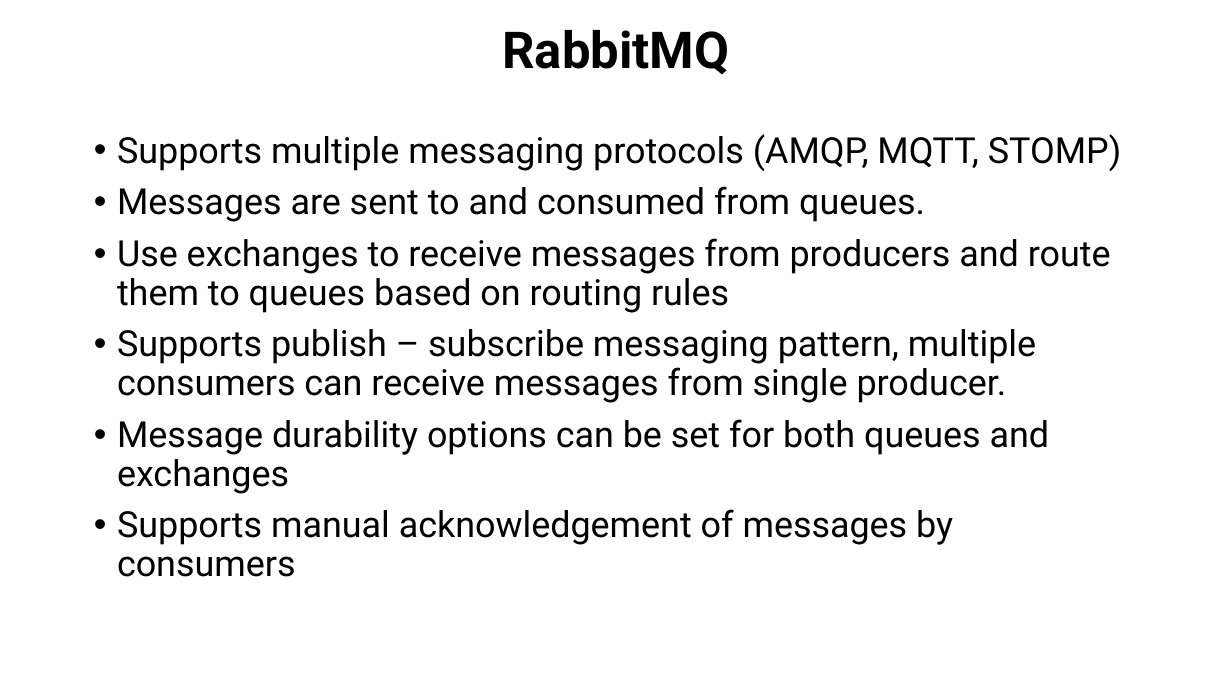
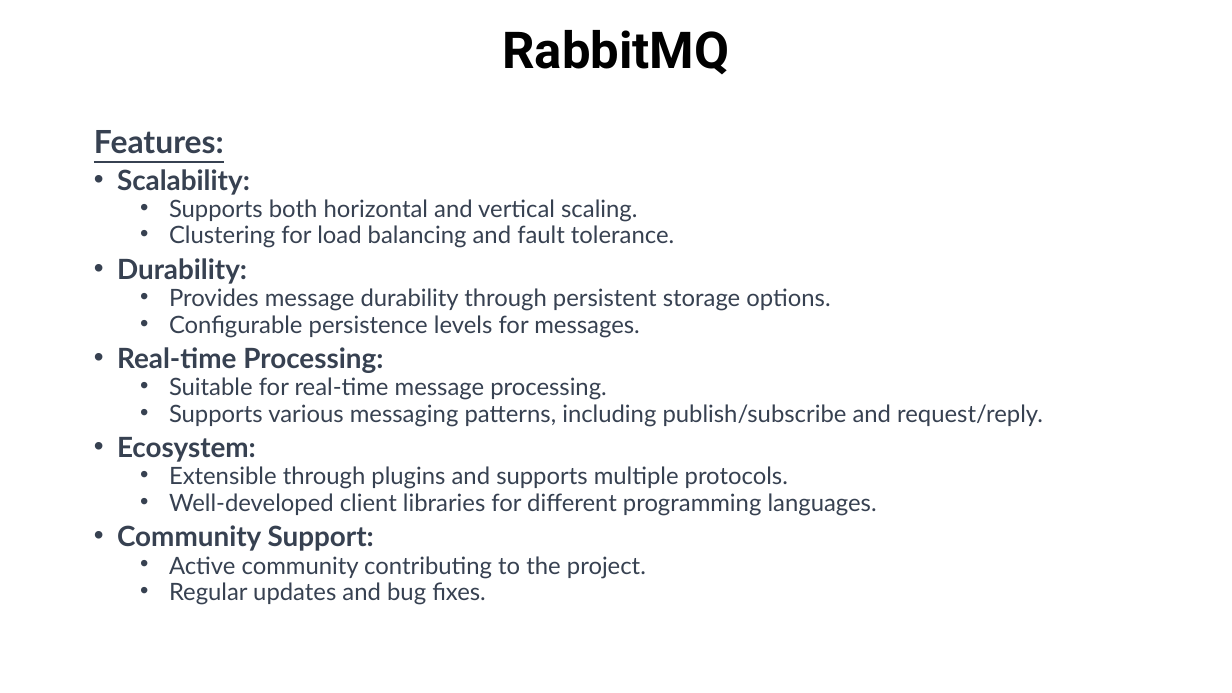
Before and after one commit to emrul11/OSL-MessageQueueService, a slide deck: slide 5 of Documents/MessageQueueService.pptx (slide 4 before the commit). Drawn at 1232x693 pixels with LibreOffice and Linux fonts; fonts in the diff are those of the drawing. Boxes give left, top, right and bottom in pixels: in the first picture for what was removed or moved away, otherwise in the second. Text is boxed around its words. In the diff, an @@ line names an element or a change of style, - is before the commit and + after.

```diff
--- a/Documents/MessageQueueService.pptx
+++ b/Documents/MessageQueueService.pptx
@@ text at bbox=[94, 130, 1043, 605]: text changed; size 28 to 18.6 pt; font Roboto to Lato; text colour #000000 to #374151 @@
-• Supports multiple messaging protocols (AMQP, MQTT, STOMP)
-• Messages are sent to and consumed from queues.
-• Use exchanges to receive messages from producers and route them to queues based on routing rules
-• Supports publish – subscribe messaging pattern, multiple consumers can receive messages from single producer.
-• Message durability options can be set for both queues and exchanges
-• Supports manual acknowledgement of messages by consumers
+Features:
+• Scalability:
+  • Supports both horizontal and vertical scaling.
+  • Clustering for load balancing and fault tolerance.
+• Durability:
+  • Provides message durability through persistent storage options.
+  • Configurable persistence levels for messages.
+• Real-time Processing:
+  • Suitable for real-time message processing.
+  • Supports various messaging patterns, including publish/subscribe and request/reply.
+• Ecosystem:
+  • Extensible through plugins and supports multiple protocols.
+  • Well-developed client libraries for different programming languages.
+• Community Support:
+  • Active community contributing to the project.
+  • Regular updates and bug fixes.
```
Also in this commit, not shown: 4 other slides changed, 20 slides added.
